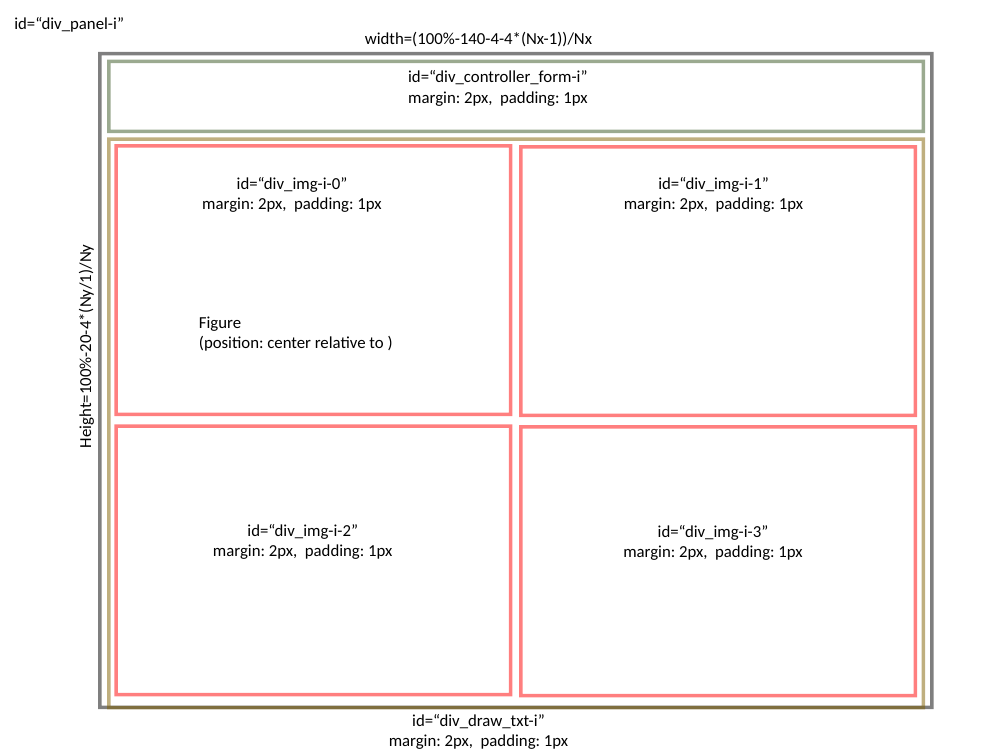
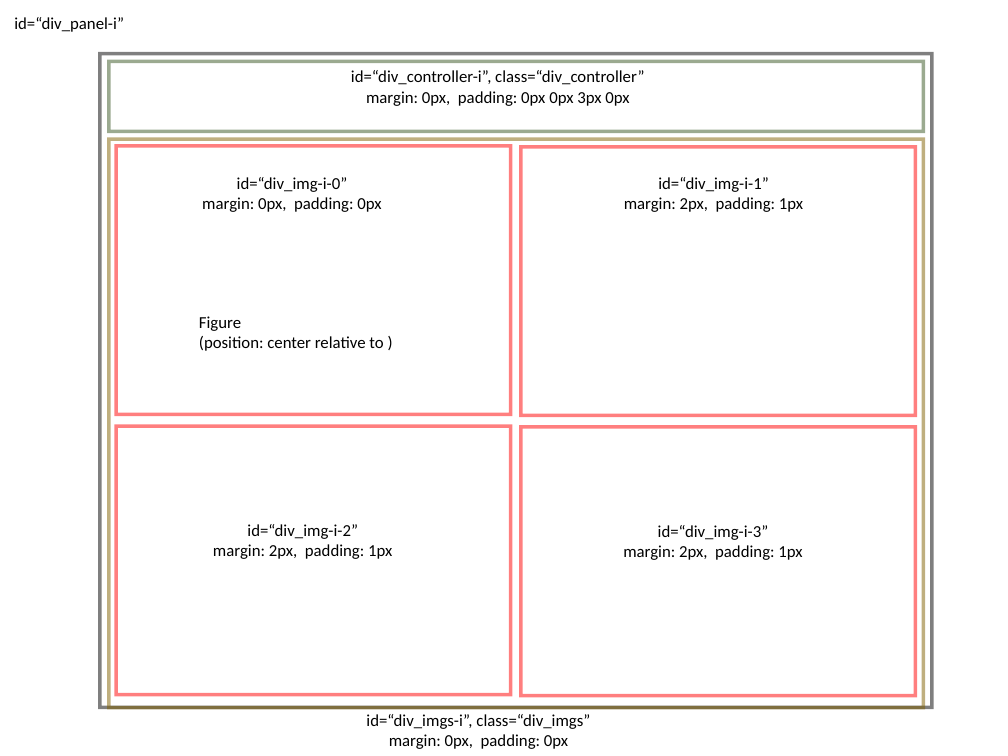
Before and after one commit to kodamail/imgtree, a slide deck: slide 2 of disp.pptx. Drawn at 1008x756 pixels with LibreOffice and Linux fonts; fonts in the diff are those of the drawing. Boxes give left, top, right and bottom in pixels: in the first picture for what was removed or moved away, otherwise in the second. Text is boxed around its words. In the diff, an @@ line names an element or a change of style, - is before the commit and + after.

```diff
--- a/disp.pptx
+++ b/disp.pptx
@@ text removed at (365,32,592,46) @@
-width=(100%-140-4-4*(Nx-1))/Nx
@@ text at (351,70,644,106): text changed @@
-id=“div_controller_form-i”
-margin: 2px, padding: 1px
+id=“div_controller-i”, class=“div_controller”
+margin: 0px, padding: 0px 0px 3px 0px
@@ text at (202,197,381,212): text changed @@
-margin: 2px, padding: 1px
+margin: 0px, padding: 0px
@@ text removed at (75,264,95,442) @@
-Height=100%-20-4*(Ny/1)/Ny
@@ text at (366,714,590,749): text changed @@
-id=“div_draw_txt-i”
-margin: 2px, padding: 1px
+id=“div_imgs-i”, class=“div_imgs”
+margin: 0px, padding: 0px
```
Also in this commit, not shown: 1 other slide changed, 2 other files.
